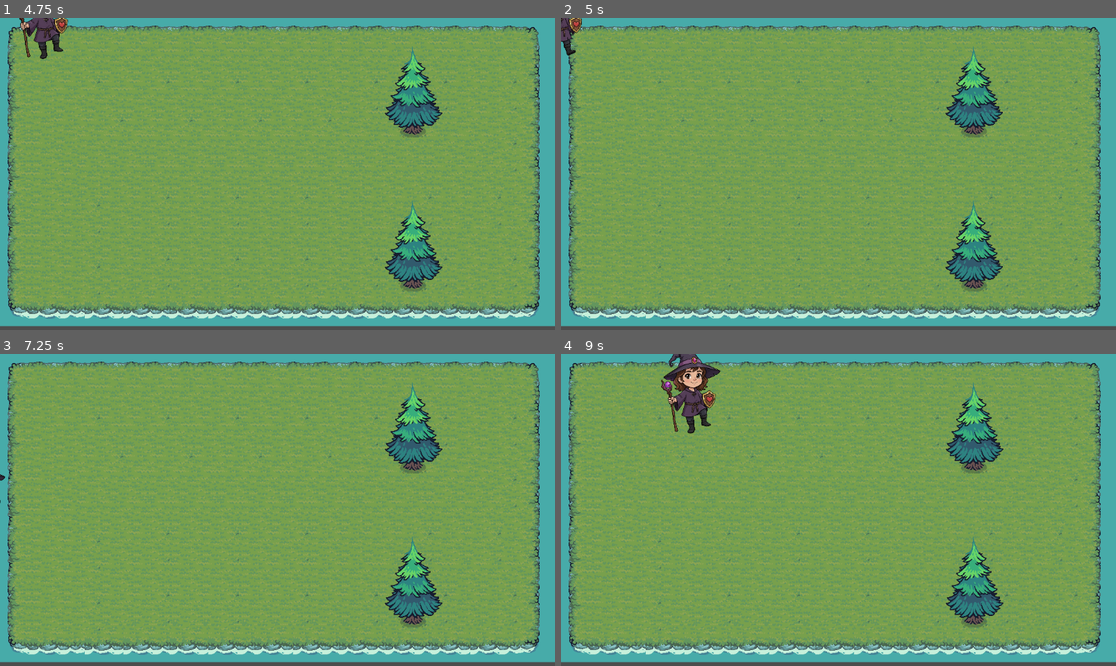
Above: before the commit, frames 1-4 (two rows, left to right).
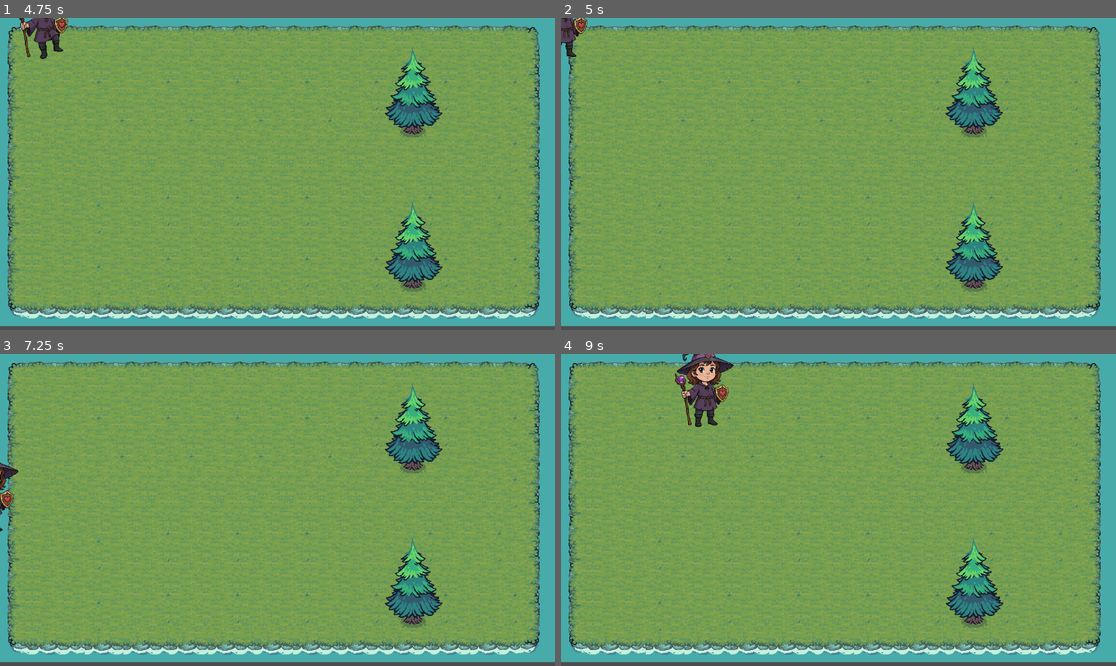
Above: after the commit, the same moments.

Repository: cgcarvalho/WowCopyCraftMultiplayer
Game: Godot game, scene res://Main.tscn
The game is run twice, just before and just after one commit, with the same random seed, the same clock (stepped at 60 frames per second) and the same inputs.
Inputs (mouse positions are in pixels of both pictures, inside the frame that each line leads up to):
- Up to frame 1 (4.75 s): move the mouse to (399, 158) at 0.52 s; hold D (move_right) 0.53-1.25 s; click (399, 158) at 0.67 s; click "Host Game" at 1.25 s; move the mouse to (166, 189) at 2.02 s; hold S (move_down) 2.03-2.78 s; move the mouse to (333, 105) at 2.77 s; hold D (move_right) 2.78-3.53 s; move the mouse to (249, 236) at 3.52 s; hold W (move_up) 3.53-4.28 s; click (249, 236) at 3.67 s; move the mouse to (444, 220) at 4.27 s; hold A (move_left) from 4.28 s (still down)
- Up to frame 2 (5 s): keep holding A (move_left); tap 1 (skill_1) at 4.9 s
- Up to frame 3 (7.25 s): move the mouse to (111, 463) at 5.02 s; tap 2 (skill_2) at 5.65 s; move the mouse to (305, 510) at 5.77 s; release A (move_left) at 5.78 s; hold S (move_down) 5.78-6.53 s; click (305, 510) at 5.92 s; tap 3 (skill_3) at 6.4 s; move the mouse to (194, 432) at 6.52 s; hold D (move_right) from 6.53 s (still down)
- Up to frame 4 (9 s): move the mouse to (960, 494) at 7.27 s; release D (move_right) at 7.28 s; hold W (move_up) 7.28-8.03 s; move the mouse to (727, 525) at 8.02 s; hold D (move_right) 8.03-8.78 s; click (727, 525) at 8.17 s; move the mouse to (894, 441) at 8.77 s; hold S (move_down) from 8.78 s (still down)

Frame 1 is identical in both runs. In frame 2, 0.3% of the frame differs, in the area x 0-5%, y 0-13%; in frame 3, 0.3%; in frame 4, 1.9%, in the area x 18-32%, y 0-26%.
Error before the commit: Parse Error: Could not parse global class "SKillHandler" from "res://Scripts/Skills/SkillHandler.gd". (res://Scripts/StateStrategy/States/Cast.gd:4)

Commit message:
Ajustes nas skills

Diff:
--- a/Scenes/Characters/Heroes/SirGura.gd
+++ b/Scenes/Characters/Heroes/SirGura.gd
@@ -11,3 +11,15 @@
 	charCurrentLife = 100
 	portraitImagePath = image_path
 	#charPlayerNumber = PlayerNumber.PLAYER2
+	addSkillsChar()
+
+
+func addSkillsChar() -> void:
+	var skill1 = ShadowBolt.new()
+	skillList["skill_1"] = skill1
+
+	var skill2 = Corruption.new()
+	skillList["skill_2"] = skill2
+
+	var skill3 = GreaterHeal.new()
+	skillList["skill_3"] = skill3
--- a/Scenes/Skills/Corrupiton.tscn
+++ b/Scenes/Skills/Corrupiton.tscn
@@ -18,6 +18,7 @@
 radius = 156.978
 
 [node name="Corruption" type="Area2D"]
+z_index = 5
 script = ExtResource("1_thtaf")
 
 [node name="AnimatedSprite2D" type="AnimatedSprite2D" parent="."]
--- a/Scenes/Skills/Shadow_bolt.gd
+++ b/Scenes/Skills/Shadow_bolt.gd
@@ -1,5 +1,10 @@
 
 class_name ShadowBolt
-extends Skill
+extends DirectDamege
 
 const filePath : String = "res://Scenes/Skills/Shadow_bolt.tscn"
+
+
+func _init() -> void:
+	skillScenePath = filePath
+	projectileSpeed = 500
--- a/Scripts/Skills/Skill.gd
+++ b/Scripts/Skills/Skill.gd
@@ -1,102 +1,17 @@
 class_name Skill
 extends Area2D
 
-enum SkillType {DIRECT, DOT, HEAL, HOT}
-var timer = 0.0
-var skillTimer = 0.0
-var projectileSpeed = 500
-
-#region Skill Properties
-#Basic Stats
-var skillName : String
-var skillBaseDamage : float
-var skillBaseHeal : float
-var skillDotSeconds : int
-var skillType : SkillType
-
-var scenePath : String
-
-var hold : bool = true
-var skillCaster : Character
-var skillTarget : Character
-
-#endregion
-
-#region Start
-func _enter_tree() -> void:
-	$AnimatedSprite2D.z_index = 1
-	#var loadSkill = load(filePath).instantiate().duplicate()
-	#main.add_child(loadSkill)
-
-#endregion
-
-#region Events
-
-func _process(delta):
-	match skillType:
-		SkillType.DIRECT:
-			processDirectDamage(delta)
-		SkillType.DOT:
-			processDamageOverTime(delta)
-		SkillType.HEAL:
-			processHeal(delta)
-#endregion
-
-#region Process
-func processDirectDamage(delta) -> void:
-	if hold == true:
-		global_position = global_position.move_toward(skillTarget.global_position, delta * projectileSpeed)
-		hold = !global_position.is_equal_approx(skillTarget.global_position)
-	else:
-		get_parent().remove_child(self)
-		skillTarget.charCurrentLife += -skillBaseDamage
-		skillTarget.charProgressBar.updateValue(skillTarget.charCurrentLife)
-
-func processDamageOverTime(delta) -> void:
-	timer += delta
-	skillTimer += delta
-
-	if timer >= 1.0 and skillTimer <= skillDotSeconds:
-		skillTarget.charCurrentLife += -skillBaseDamage
-		skillTarget.charProgressBar.updateValue(skillTarget.charCurrentLife)
-		timer = 0.0
-	elif skillTimer >= skillDotSeconds:
-		get_parent().remove_child(self)
-
-func processHeal(delta) -> void:
-	if hold == true:
-		hold = $AnimatedSprite2D.is_playing()
-	else:
-		get_parent().remove_child(self)
-		skillTarget.charCurrentLife += skillBaseHeal
-
-		if skillTarget.charCurrentLife > skillTarget.charTotalLife:
-			skillTarget.charCurrentLife = skillTarget.charTotalLife
-
-		skillTarget.charProgressBar.updateValue(skillTarget.charCurrentLife)
-#endregion
-
-func cast(caster: Character, target : Character, main : Node, filePath : String):
-	if target != null:
+var skill_handler: SKillHandler
+var skillScenePath : String
+var animatedSprite : AnimatedSprite2D
+var projectileSpeed : int
 
 
-		#loadSkill.set_multiplayer_authority(casterId)
+func enter() -> void:
+	pass
 
+func physics_process(delta: float) -> void:
+	pass
 
-		skillTarget = target
-		skillCaster = caster
-		#$AnimatedSprite2D.play()
-		setSkillInicialPosition()
-
-
-func setSkillInicialPosition() -> void:
-
-	match skillType:
-		SkillType.DIRECT:
-			global_position = skillCaster.global_position
-		SkillType.DOT:
-			global_position = skillTarget.global_position
-			global_position.y = skillTarget.global_position.y - 170
-		SkillType.HEAL:
-			global_position = skillTarget.global_position
-			global_position.y = skillTarget.global_position.y + 50
+func exit() -> void:
+	pass
--- /dev/null
+++ b/Scripts/Skills/SkillDamgeType/DirectDamage.gd
@@ -0,0 +1,23 @@
+extends Skill
+
+class_name DirectDamege
+
+
+
+
+func enter() -> void:
+	skill_handler.animatedSprite.play()
+	global_position = skill_handler.playerCaster.global_position
+
+
+func physics_process(delta: float) -> void:
+	if skill_handler and skill_handler.playerCaster.charCurrentTarget:
+		var targetGP = skill_handler.playerCaster.charCurrentTarget.global_position
+		global_position = global_position.move_toward(targetGP, delta * projectileSpeed)
+
+		if global_position.is_equal_approx(targetGP):
+			exit()
+
+
+func exit() -> void:
+	queue_free()
--- a/Scripts/Skills/SkillHandler.gd
+++ b/Scripts/Skills/SkillHandler.gd
@@ -2,26 +2,31 @@
 
 class_name SKillHandler
 
-var skillCast : Skill
+
+var currentSkill: Skill
+var animatedSprite : AnimatedSprite2D
 var mainScene : Node
 var playerCaster : Character
-var playerTarget : Character
-var hold : bool = true
-var scenePath : String
-
-func _init(main : Node, caster: Character, target : Character, skill : Skill) -> void:
-	pass
 
 
-func loadScene() -> void:
-	var loadSkill = load(scenePath).instantiate().duplicate()
-	mainScene.add_child(loadSkill)
+func _init(path : String, main : Node, player : Character) -> void:
+	mainScene = main
+	playerCaster = player
+	loadSkillScene(path)
 
 
-func cast(caster : Vector2, target : Vector2):
-	if target != null:
-		#scale = Vector2(0.2, 0.2)
-		#$AnimatedSprite2D.z_index = 1
-		#$AnimatedSprite2D.play()
-		#skillCaster = caster
-		#skillTarget = target
+
+func _physics_process(delta: float) -> void:
+	if currentSkill:
+		currentSkill.physics_process(delta)
+
+
+
+func loadSkillScene(filePath : String) -> void:
+	var loadSkill : Skill = load(filePath).instantiate().duplicate()
+	currentSkill = loadSkill
+	currentSkill.skill_handler = self
+	currentSkill.z_index = 5
+	animatedSprite = loadSkill.get_node("AnimatedSprite2D")
+	mainScene.add_child(loadSkill)
+	currentSkill.enter()
--- a/Scripts/StateStrategy/States/Cast.gd
+++ b/Scripts/StateStrategy/States/Cast.gd
@@ -10,15 +10,19 @@
 
 
 func physics_process(delta: float) -> void:
-	if Input.is_action_just_released("skill_1"):
-		#skillHandler = SKillHandler.new(state_machine.mainScene, state_machine.statePlayer, state_machine.statePlayer, playerCast.skillList["skill_1"])
-		playerCast.skillList["skill_1"].cast(playerCast, playerCast.charCurrentTarget, state_machine.mainScene, playerCast.skillList["skill_1"].filePath)
-	if Input.is_action_just_released("skill_2"):
+	if Input.is_action_just_released("skill_1") and playerCast.charCurrentTarget:
+		var skill = playerCast.skillList["skill_1"]
+		skillHandler = SKillHandler.new(skill.skillScenePath, state_machine.mainScene, playerCast)
+
+	if Input.is_action_just_released("skill_2") and playerCast.charCurrentTarget:
 		skillHandler.skillCast = playerCast.skillList["skill_2"]
-	if Input.is_action_just_released("skill_3"):
+	if Input.is_action_just_released("skill_3") and playerCast.charCurrentTarget:
 		skillHandler.skillCast = playerCast.skillList["skill_3"]
-	if Input.is_action_just_released("skill_4"):
+	if Input.is_action_just_released("skill_4") and playerCast.charCurrentTarget:
 		skillHandler.skillCast = playerCast.skillList["skill_4"]
+
+	if skillHandler:
+		skillHandler._physics_process(delta)
 
 	var input_dir = Input.get_vector("move_left", "move_right", "move_up", "move_down")
 
Not shown, added: Scripts/Skills/SkillDamgeType/DirectDamage.gd.uid
